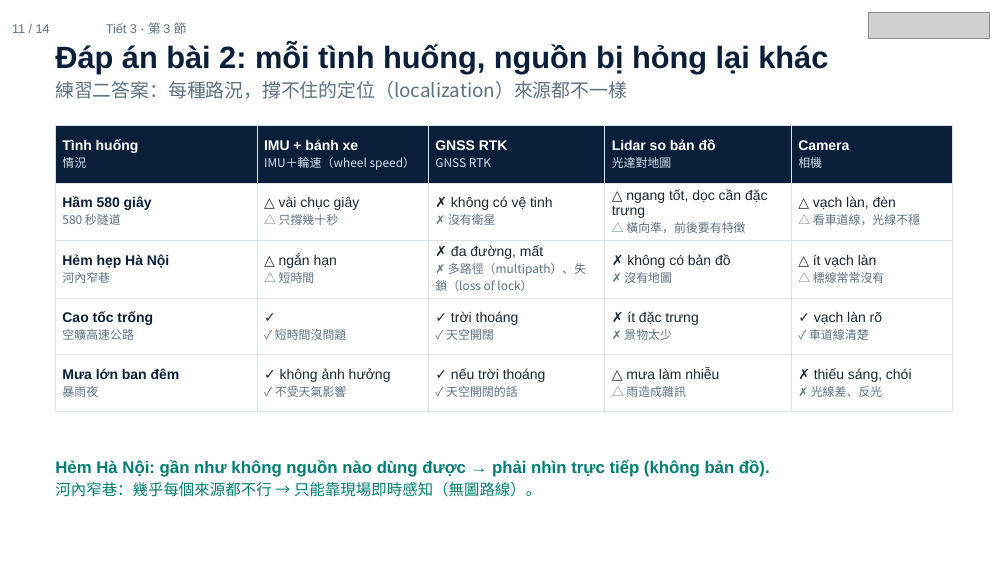
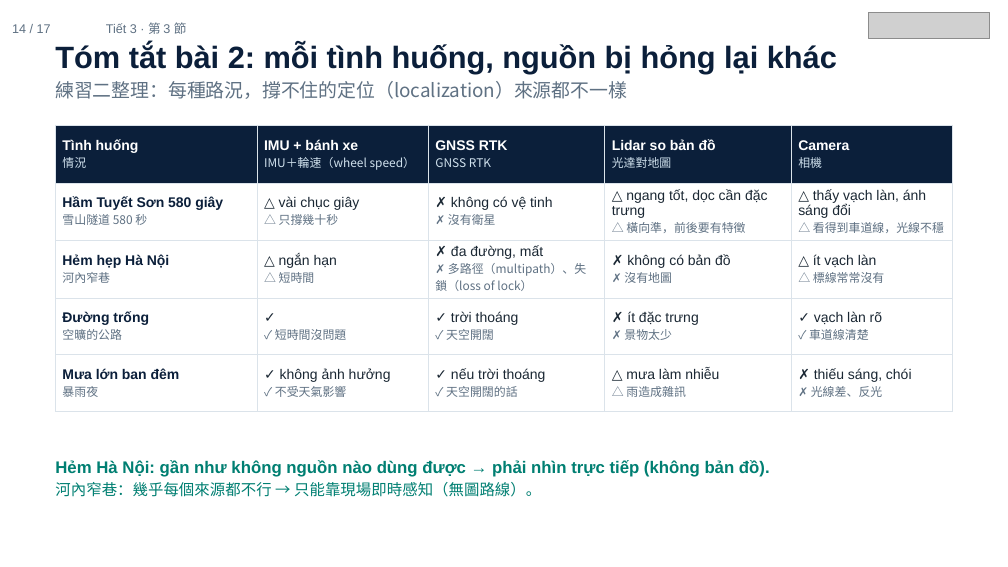
Before and after one commit to ch-neural/MITUST-Principles-of-Self-Driving-Cars, a slide deck: slide 14 of 第十二週(11-26)/第十二週_第3節_簡報.pptx (slide 11 before the commit). Drawn at 1008x567 pixels with LibreOffice and Linux fonts; fonts in the diff are those of the drawing; grey boxes stand for pictures. Boxes give left, top, right and bottom in pixels: in the first picture for what was removed or moved away, otherwise in the second. Text is boxed around its words. In the diff, an @@ line names an element or a change of style, - is before the commit and + after.

```diff
--- a/第十二週(11-26)/第十二週_第3節_簡報.pptx
+++ b/第十二週(11-26)/第十二週_第3節_簡報.pptx
@@ text at (12, 24, 51, 33): text changed @@
-11 / 14
+14 / 17
@@ text at (55, 44, 837, 99): text changed @@
-Đáp án bài 2: mỗi tình huống, nguồn bị hỏng lại khác
-練習二答案：每種路況，撐不住的定位（localization）來源都不一樣
+Tóm tắt bài 2: mỗi tình huống, nguồn bị hỏng lại khác
+練習二整理：每種路況，撐不住的定位（localization）來源都不一樣
@@ table at (55, 125, 953, 401) @@
-row 2, column 1: Hầm 580 giây / 580 秒隧道
+row 2, column 1: Hầm Tuyết Sơn 580 giây / 雪山隧道 580 秒
-row 2, column 5: △ vạch làn, đèn / △ 看車道線，光線不穩
+row 2, column 5: △ thấy vạch làn, ánh sáng đổi / △ 看得到車道線，光線不穩
-row 4, column 1: Cao tốc trống / 空曠高速公路
+row 4, column 1: Đường trống / 空曠的公路
```
Also in this commit, not shown: 11 other slides changed, 4 slides added, 1 slide removed.
